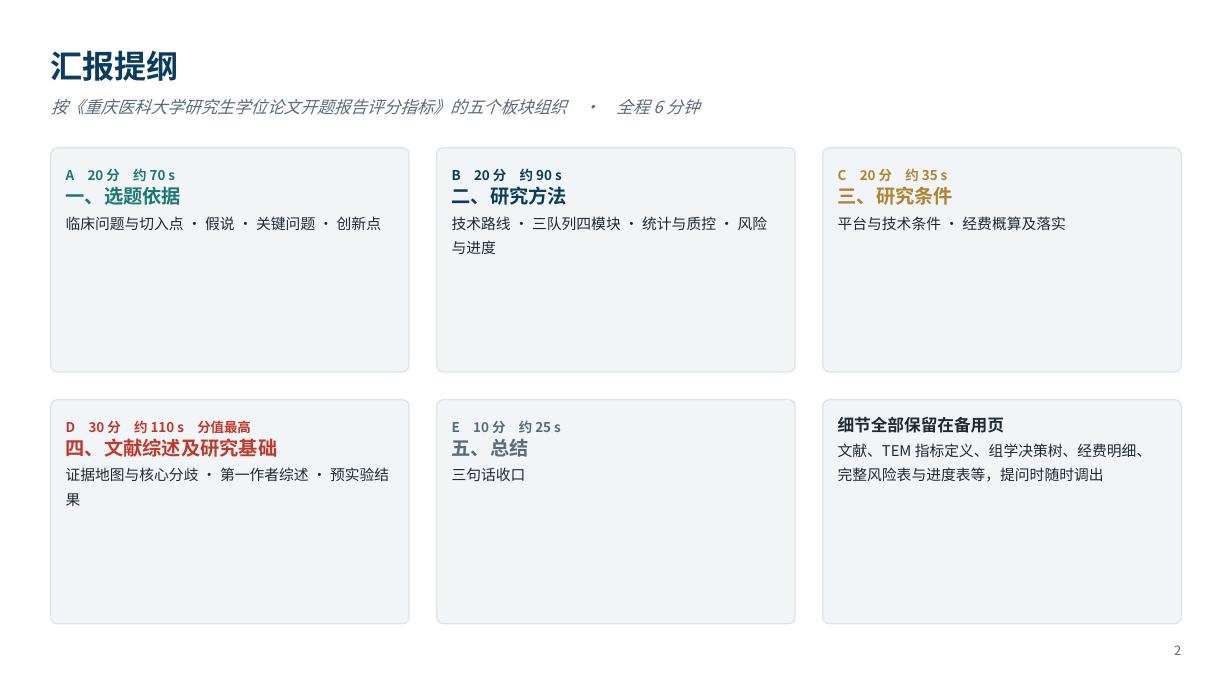
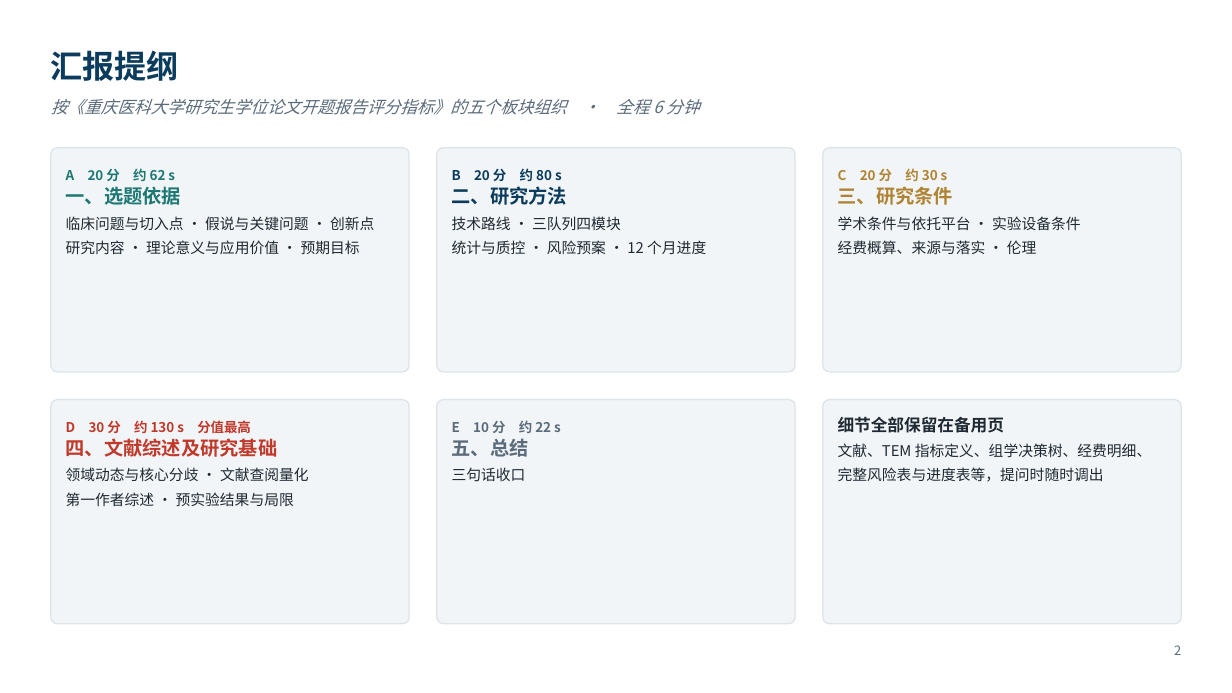
Before and after one commit to xoaiquynhanh17228kk-sketch/test, a slide deck: slide 2 of 开题报告_6分钟版.pptx. Drawn at 1232x693 pixels with LibreOffice and Linux fonts; fonts in the diff are those of the drawing. Boxes give left, top, right and bottom in pixels: in the first picture for what was removed or moved away, otherwise in the second. Text is boxed around its words. In the diff, an @@ line names an element or a change of style, - is before the commit and + after.

```diff
--- a/开题报告_6分钟版.pptx
+++ b/开题报告_6分钟版.pptx
@@ text at bbox=[66, 168, 175, 181]: text changed @@
-A 20 分 约 70 s
+A 20 分 约 62 s
@@ text at bbox=[838, 168, 948, 181]: text changed @@
-C 20 分 约 35 s
+C 20 分 约 30 s
@@ text at bbox=[66, 216, 374, 255]: text changed @@
-临床问题与切入点 · 假说 · 关键问题 · 创新点
+临床问题与切入点 · 假说与关键问题 · 创新点
+研究内容 · 理论意义与应用价值 · 预期目标
@@ text at bbox=[452, 216, 706, 254]: text changed @@
-技术路线 · 三队列四模块 · 统计与质控 · 风险与进度
+技术路线 · 三队列四模块
+统计与质控 · 风险预案 · 12 个月进度
@@ text at bbox=[838, 216, 1081, 254]: text changed @@
-平台与技术条件 · 经费概算及落实
+学术条件与依托平台 · 实验设备条件
+经费概算、来源与落实 · 伦理
@@ text at bbox=[66, 420, 251, 433]: text changed @@
-D 30 分 约 110 s 分值最高
+D 30 分 约 130 s 分值最高
@@ text at bbox=[452, 421, 561, 433]: text changed @@
-E 10 分 约 25 s
+E 10 分 约 22 s
@@ text at bbox=[66, 467, 309, 506]: text changed @@
-证据地图与核心分歧 · 第一作者综述 · 预实验结果
+领域动态与核心分歧 · 文献查阅量化
+第一作者综述 · 预实验结果与局限
```
Also in this commit, not shown: 12 other slides changed, 8 other files.
